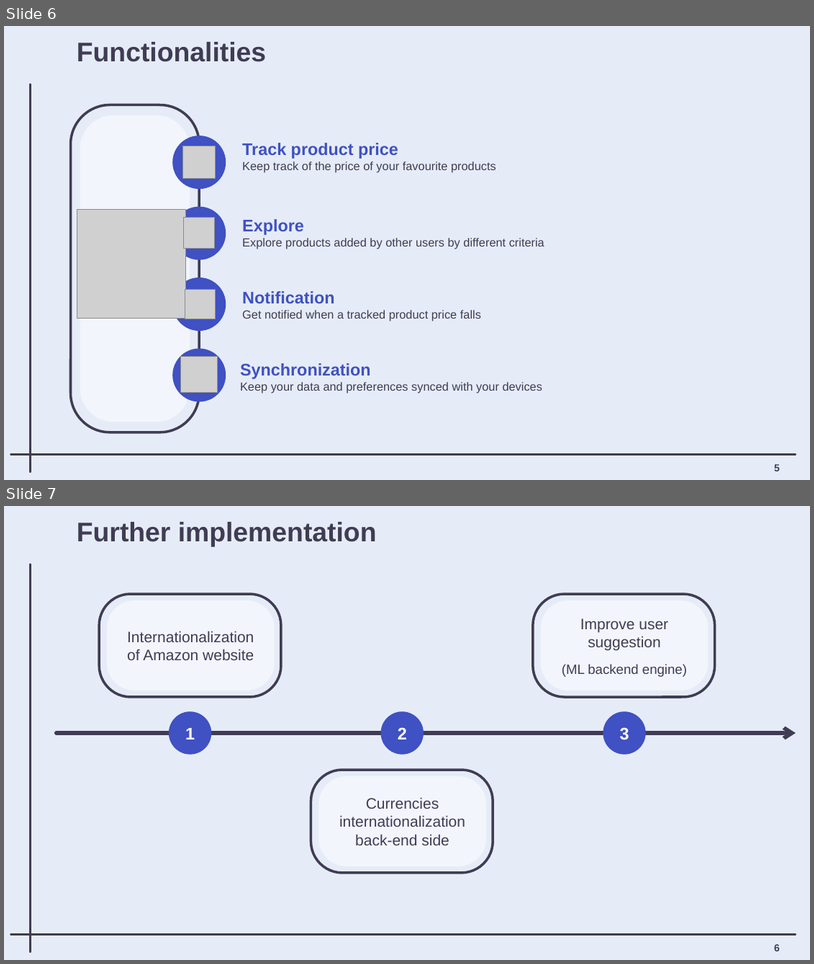
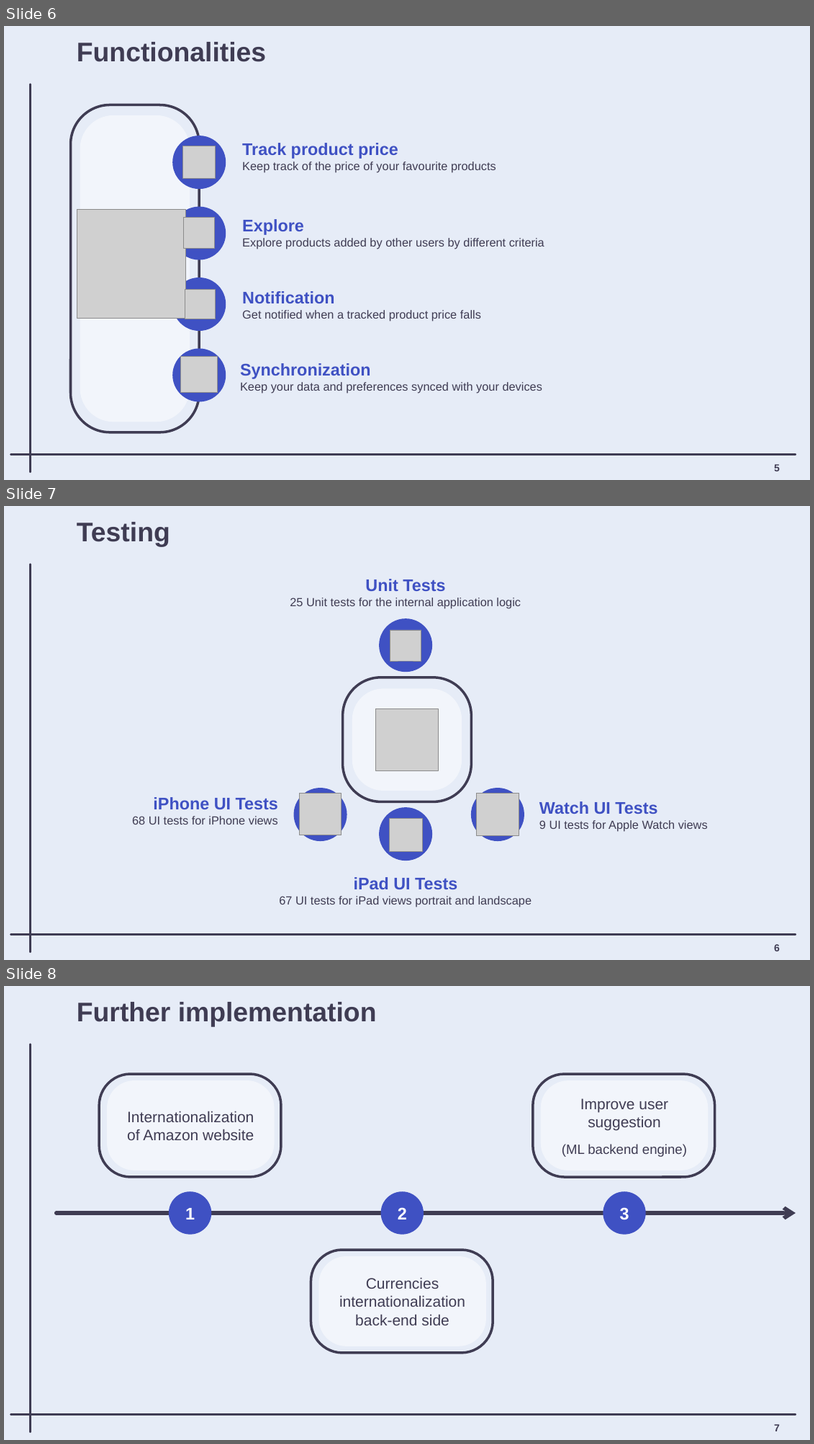
Before and after one commit to matteovisotto/DIMA-SirianiVisotto, a slide deck: Presentation/DIMA_myAPTracker_Presentation.pptx. Shown one above the other, each under a label of ours: slides 6 and 7 before the commit, slides 6, 7 and 8 after it. The pictures are 814x964 and 814x1444 pixels, drawn with LibreOffice and Linux fonts; fonts in the diff are those of the drawing; grey boxes stand for pictures; background and template pictures are left out. Boxes give left, top, right and bottom in pixels: in the first picture for what was removed or moved away, otherwise in the second. Text is boxed around its words. In the diff, an @@ line names an element or a change of style, - is before the commit and + after.

Commit message:
Update PPT

```diff
--- a/Presentation/DIMA_myAPTracker_Presentation.pptx
+++ b/Presentation/DIMA_myAPTracker_Presentation.pptx
@@ slide 7 added at (x1=4, y1=506, x2=810, y2=960), background #E6ECF7; not listed: 2 template elements that a slide beside it also shows @@
@@ title added at (x1=77, y1=522, x2=170, y2=547), 32 pt, text #3F3C53, bold @@
+Testing
@@ text added at (x1=290, y1=579, x2=521, y2=609), 14 pt, text #3F3C53 @@
+Unit Tests
+25 Unit tests for the internal application logic
@@ ellipse added at (x1=379, y1=618, x2=432, y2=672), fill #3F51C3 @@
@@ picture added at (x1=391, y1=630, x2=422, y2=661) @@
@@ rounded rectangle added at (x1=343, y1=677, x2=471, y2=801), outline #3F3C53 3 pt @@
@@ rounded rectangle added at (x1=352, y1=689, x2=463, y2=791), fill #FFFFFF at 50% opacity @@
@@ picture added at (x1=376, y1=708, x2=438, y2=771) @@
@@ text added at (x1=132, y1=797, x2=278, y2=824), 14 pt, text #3F3C53 @@
+iPhone UI Tests
+68 UI tests for iPhone views
@@ ellipse added at (x1=293, y1=788, x2=347, y2=841), fill #3F51C3 @@
@@ picture added at (x1=299, y1=793, x2=341, y2=835) @@
@@ ellipse added at (x1=379, y1=807, x2=432, y2=860), fill #3F51C3 @@
@@ ellipse added at (x1=471, y1=788, x2=525, y2=841), fill #3F51C3 @@
@@ picture added at (x1=477, y1=793, x2=520, y2=836) @@
@@ text added at (x1=540, y1=801, x2=708, y2=831), 14 pt, text #3F3C53 @@
+Watch UI Tests
+9 UI tests for Apple Watch views
@@ picture added at (x1=389, y1=818, x2=422, y2=852) @@
@@ text added at (x1=279, y1=877, x2=532, y2=906), 14 pt, text #3F3C53 @@
+iPad UI Tests
+67 UI tests for iPad views portrait and landscape
@@ page number added at (x1=774, y1=944, x2=780, y2=951), 12 pt, text #3F3C53, bold @@
+6
@@ what was slide 7 is now slide 8 @@
@@ page number at (x1=774, y1=1424, x2=780, y2=1431): text changed @@
-6
+7
```
Also in this commit, not shown: 2 other files.
